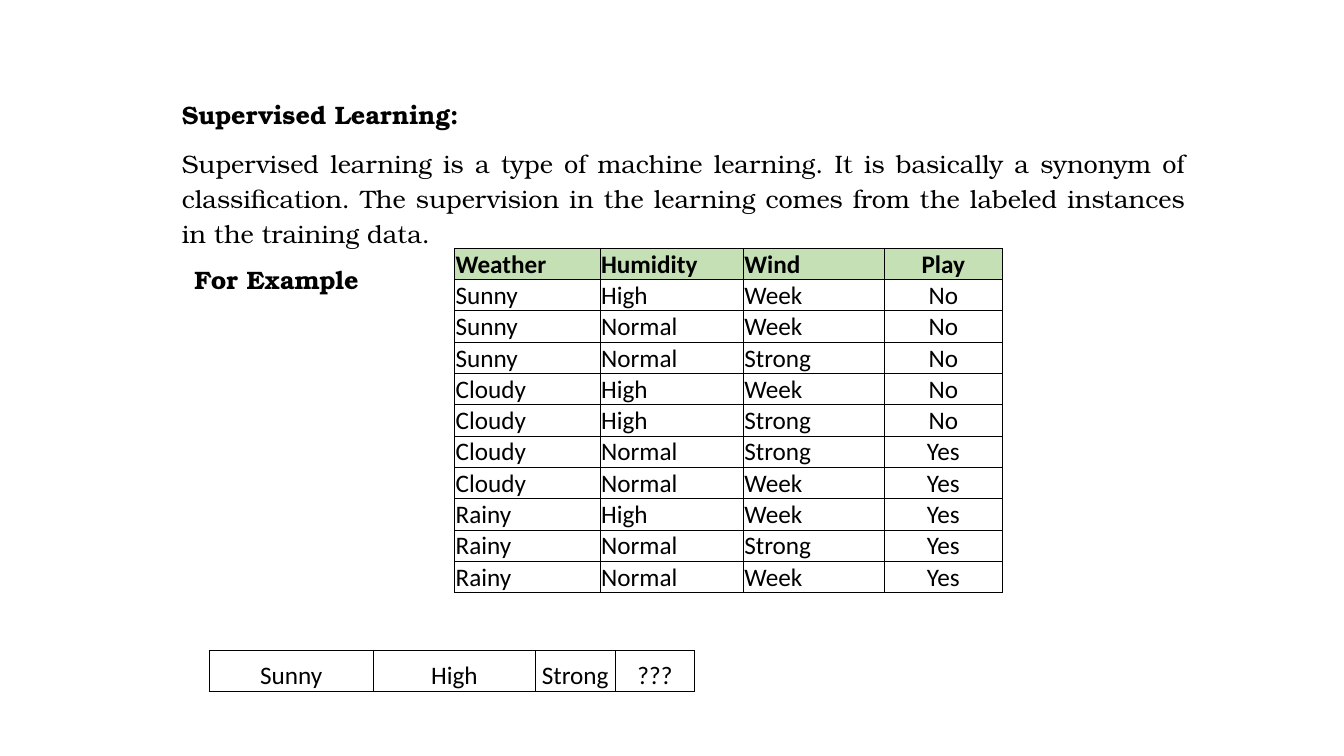
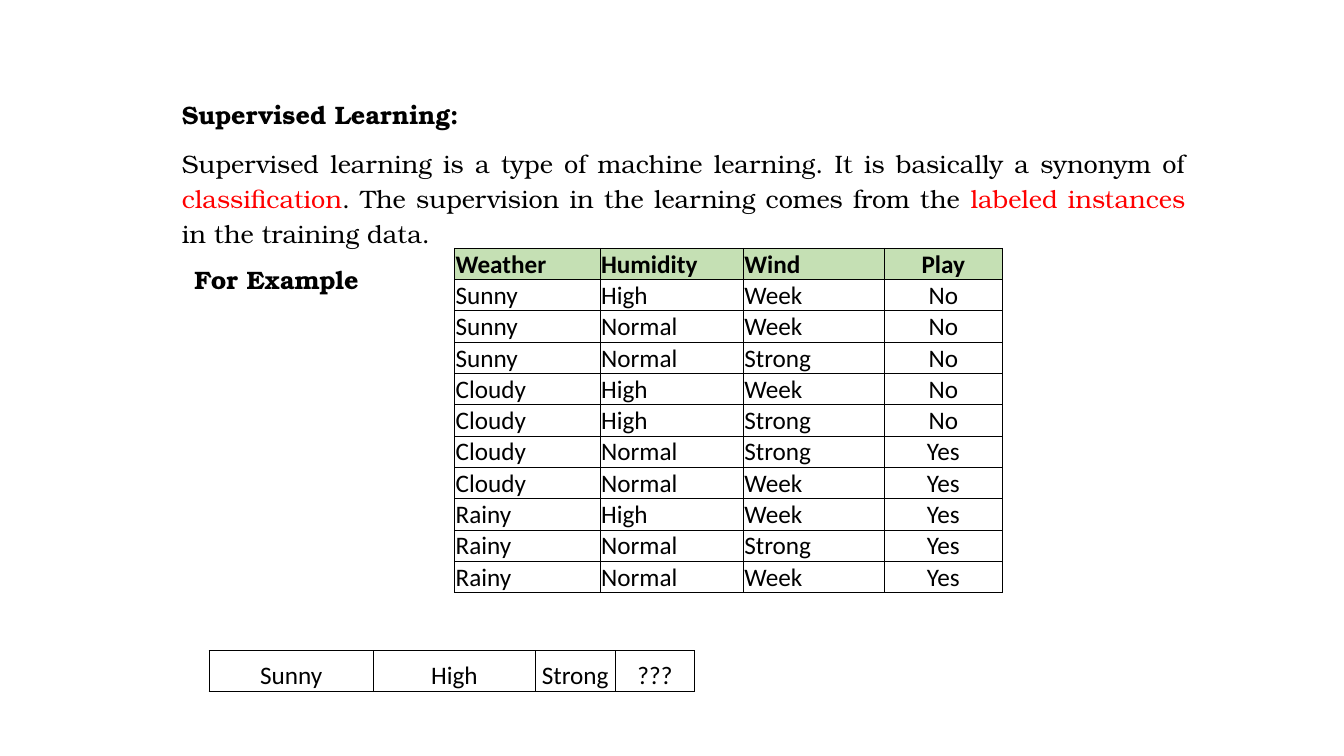
Before and after one commit to rashedkarim/pgdds, a slide deck: slide 4 of 102/What is Machine Learning.pptx. Drawn at 1344x756 pixels with LibreOffice and Linux fonts; fonts in the diff are those of the drawing; background and template pictures are left out. Boxes give left, top, right and bottom in pixels: in the first picture for what was removed or moved away, otherwise in the second. Text is boxed around its words. In the diff, an @@ line names an element or a change of style, - is before the commit and + after.

```diff
--- a/102/What is Machine Learning.pptx
+++ b/102/What is Machine Learning.pptx
@@ text at box(182, 154, 1185, 249): text colour #000000 to #FF0000 in "classiﬁcation. labeled instances" @@
```
Also in this commit, not shown: 6 other files.
